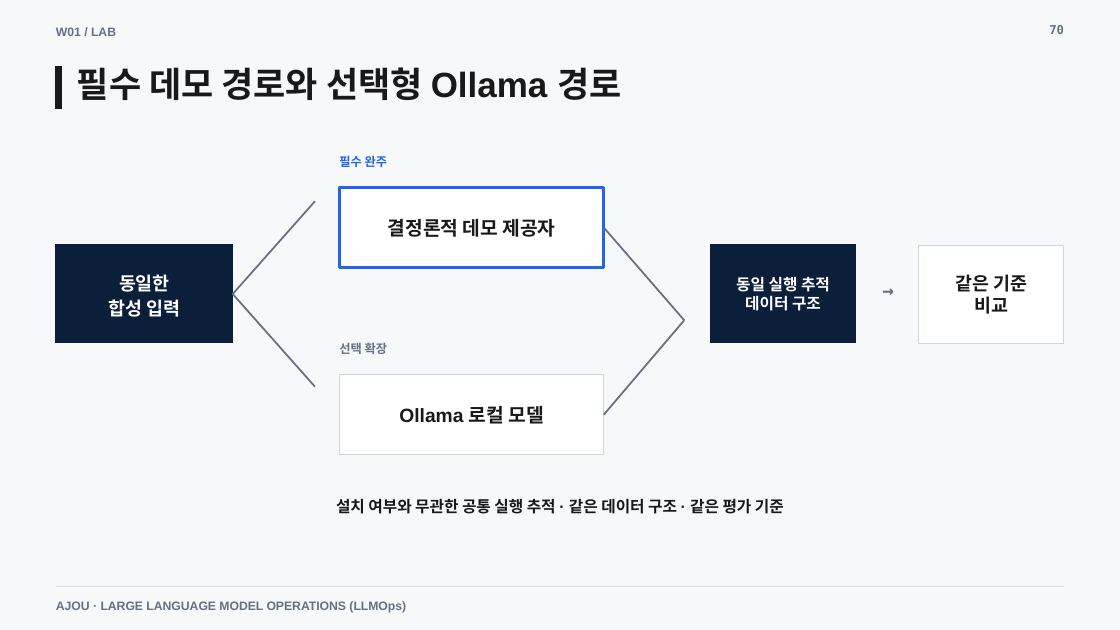
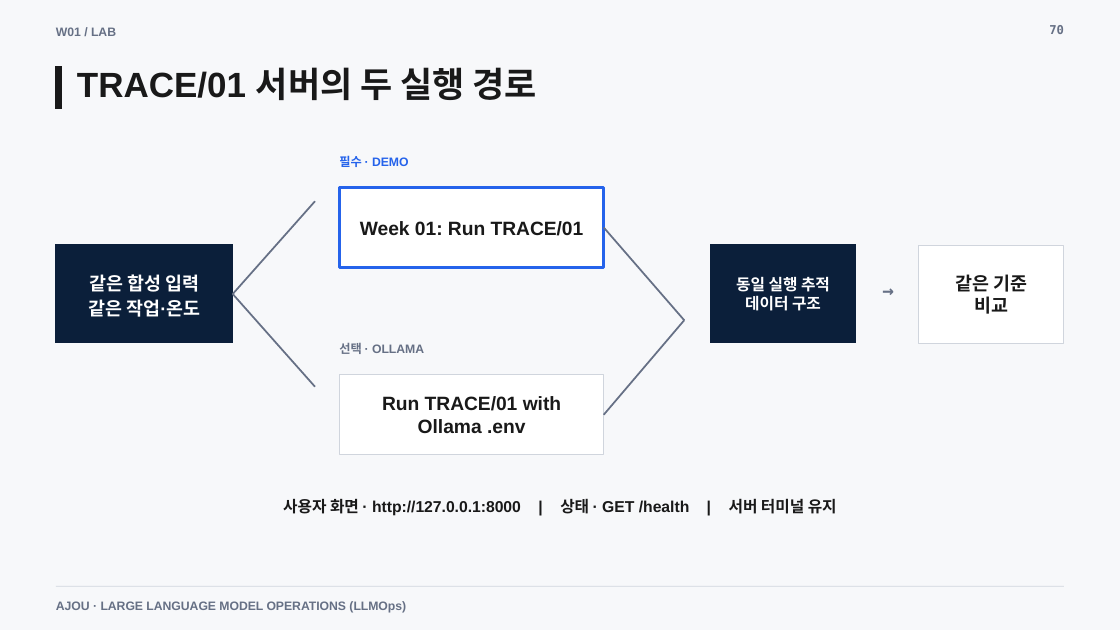
Before and after one commit to smilesjcha/llmops-16week, a slide deck: slide 70 of week01/lecture/01_week1_llmops_kickoff.pptx. Drawn at 1120x630 pixels with LibreOffice and Linux fonts; fonts in the diff are those of the drawing. Boxes give left, top, right and bottom in pixels: in the first picture for what was removed or moved away, otherwise in the second. Text is boxed around its words. In the diff, an @@ line names an element or a change of style, - is before the commit and + after.

Commit message:
Improve Week 01 Ollama runtime and course materials

```diff
--- a/week01/lecture/01_week1_llmops_kickoff.pptx
+++ b/week01/lecture/01_week1_llmops_kickoff.pptx
@@ text at (77, 67, 537, 100): text changed @@
-필수 데모 경로와 선택형 Ollama 경로
+TRACE/01 서버의 두 실행 경로
@@ text at (339, 155, 409, 167): text changed @@
-필수 완주
+필수 · DEMO
@@ text at (360, 221, 584, 236): text changed @@
-결정론적 데모 제공자
+Week 01: Run TRACE/01
@@ text at (89, 274, 200, 317): text changed @@
-동일한
-합성 입력
+같은 합성 입력
+같은 작업·온도
@@ text at (339, 343, 424, 354): text changed @@
-선택 확장
+선택 · OLLAMA
@@ text at (382, 396, 561, 433): text changed @@
-Ollama 로컬 모델
+Run TRACE/01 with Ollama .env
@@ text at (283, 498, 837, 516): text changed @@
-설치 여부와 무관한 공통 실행 추적 · 같은 데이터 구조 · 같은 평가 기준
+사용자 화면 · http://127.0.0.1:8000 | 상태 · GET /health | 서버 터미널 유지
```
Also in this commit, not shown: 14 other slides changed, 3 slides added, 3 slides removed, 20 other files.
